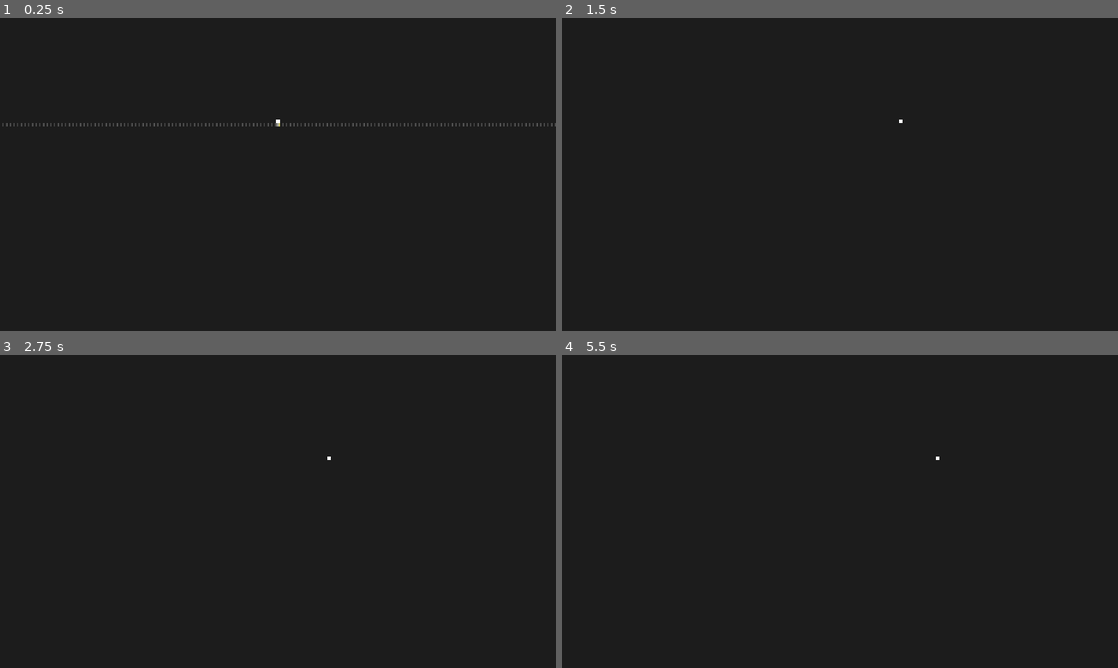
Above: before the commit, frames 1-4 (two rows, left to right).
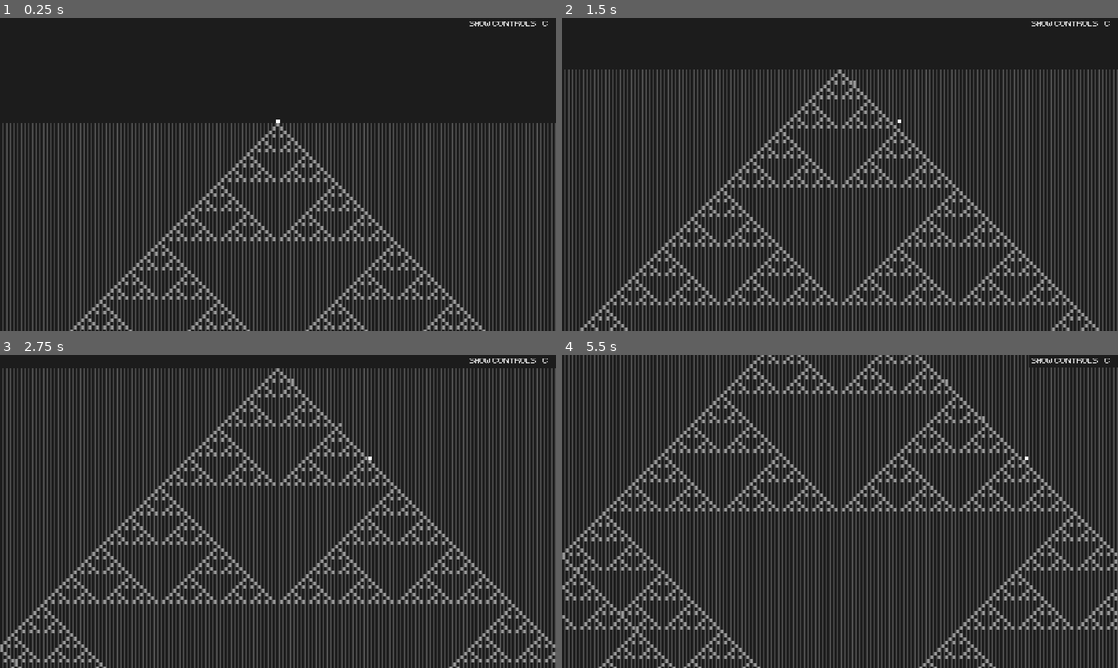
Above: after the commit, the same moments.

Repository: Nivrad00/automaton-diver
Game: Godot game, scene res://Main.tscn
Same seed, same stepped clock (60 frames per second), same inputs: the game is played once before the commit and once after it. Sound files missing from this copy of the repository are replaced by a short silence.
Inputs:
- Up to frame 1 (0.25 s): no input
- Up to frame 2 (1.5 s): tap Enter (enter) at 0.5, 0.8, 1.35 s; hold Backspace (delete) 0.53-1.28 s; hold Right (ui_right) from 0.53 s (still down); tap Space (jump) at 0.77 s
- Up to frame 3 (2.75 s): tap Space (jump) at 1.52 s; tap { (previous) at 1.55 s; release Right (ui_right) at 2.03 s; hold Left (ui_left) from 2.03 s (still down); hold { (previous) from 2.03 s (still down); tap P (random) at 2.3 s
- Up to frame 4 (5.5 s): tap R (reset) at 2.75, 4.9, 5 s; release Left (ui_left) at 2.78 s; release { (previous) at 2.78 s; hold Right (ui_right) 2.78-4.28 s; tap P (random) at 2.85 s; tap Space (jump) at 3.02, 3.77, 4.52 s; tap Shift (slow) at 3.05 s; hold Shift (slow) 3.53-4.28 s; tap A (switch_automaton) at 3.8, 4.35 s; tap M (mute) at 4.15 s; hold Left (ui_left) 4.28-5.03 s; tap I (switch_initial) at 4.55 s; hold Right (ui_right) from 5.03 s (still down); hold I (switch_initial) from 5.03 s (still down); tap N (switch_neighborhood) at 5.3 s

The runs differ from the first frame. In frame 1, 24% of the frame differs, in the area x 0-100%, y 1-100%; in frame 2, 31%; in frame 3, 36%; in frame 4, 38%, in the area x 0-100%, y 0-100%.
Error before the commit: Invalid operands 'Vector2' and 'int' in operator '+'. (res://level)

Commit message:
woo

Diff:
--- a/UI.gd
+++ b/UI.gd
@@ -12,32 +12,40 @@
 	$Controls.hide()
 	$ShowControls.show()
 
+	if Game.story:
+		$Controls/Left.hide()
+		$Controls/Bottom.hide()
+	else:
+		$Controls/Left.show()
+		$Controls/Bottom.show()
+
 func _input(event):
-	if event is InputEventKey and event.pressed and event.scancode in NUMBER_KEYS:
-		$InvalidRule.hide()
-		$RuleInput.show()
-		if $RuleInput/VBoxContainer/HBoxContainer/Rule.text.length() < 19 or true:
-			$RuleInput/VBoxContainer/HBoxContainer/Rule.text += OS.get_scancode_string(event.scancode)
+	if not Game.story:
+		if event is InputEventKey and event.pressed and event.scancode in NUMBER_KEYS:
+			$InvalidRule.hide()
+			$RuleInput.show()
+			if $RuleInput/VBoxContainer/HBoxContainer/Rule.text.length() < 19 or true:
+				$RuleInput/VBoxContainer/HBoxContainer/Rule.text += OS.get_scancode_string(event.scancode)
 
-	if event.is_action_pressed("enter"):
-		if $RuleInput.visible:
-			var new_rule = $RuleInput/VBoxContainer/HBoxContainer/Rule.text
-			$RuleInput/VBoxContainer/HBoxContainer/Rule.text = ''
-			$RuleInput.hide()
+		if event.is_action_pressed("enter"):
+			if $RuleInput.visible:
+				var new_rule = $RuleInput/VBoxContainer/HBoxContainer/Rule.text
+				$RuleInput/VBoxContainer/HBoxContainer/Rule.text = ''
+				$RuleInput.hide()
 
-			if new_rule != null:
-				var success = Game.go_to_rule(new_rule)
-				if not success:
-					$InvalidRule.show()
-					$InvalidRule/Timer.start()
-					yield($InvalidRule/Timer, "timeout")
-					$InvalidRule.hide()
+				if new_rule != null:
+					var success = Game.go_to_rule(new_rule)
+					if not success:
+						$InvalidRule.show()
+						$InvalidRule/Timer.start()
+						yield($InvalidRule/Timer, "timeout")
+						$InvalidRule.hide()
 
-	if event.is_action_pressed("delete"):
-		var t = $RuleInput/VBoxContainer/HBoxContainer/Rule.text
-		$RuleInput/VBoxContainer/HBoxContainer/Rule.text = t.substr(0, t.length() - 1)
-		if $RuleInput/VBoxContainer/HBoxContainer/Rule.text.length() == 0:
-			$RuleInput.hide()
+		if event.is_action_pressed("delete"):
+			var t = $RuleInput/VBoxContainer/HBoxContainer/Rule.text
+			$RuleInput/VBoxContainer/HBoxContainer/Rule.text = t.substr(0, t.length() - 1)
+			if $RuleInput/VBoxContainer/HBoxContainer/Rule.text.length() == 0:
+				$RuleInput.hide()
 
 	if event.is_action_pressed("toggle_controls"):
 		if $Controls.visible:
@@ -46,8 +54,15 @@
 			$ShowControls.show()
 		else:
 			$Controls.show()
-			$Panel.show()
 			$ShowControls.hide()
+			if Game.story:
+				$Panel.hide()
+				$Controls/Left.hide()
+				$Controls/Bottom.hide()
+			else:
+				$Panel.show()
+				$Controls/Left.show()
+				$Controls/Bottom.show()
 
 func set_rule(a, b):
 	$Panel/GridContainer/rule.text = a + "/" + b
--- a/game.gd
+++ b/game.gd
@@ -12,14 +12,14 @@
 var global_time = 0
 var last_save = 0
 
-export var story = false
+export var story = true
 
 var DEFAULT_RULE = {
 	Automaton.CLASSIC: {
 		Neighborhood.NEAREST_NEIGHBOR: "82",
 		Neighborhood.FIVE_CELL: "2048938401",
 		Neighborhood.TWO_STEP: "1041049050",
-		Neighborhood.FIVE_CELL_TWO_STEP: "0"
+		Neighborhood.FIVE_CELL_TWO_STEP: "1000000000000000000000000000000000000000000000000000000000000000000000000000000000000000000000000000000000000000000000000000000000000000000000000000000000000000000000000000000000000000000000000000000000000000000000000000000000000000000000000000000000000034"
 	},
 	Automaton.TOTALISTIC: {
 		Neighborhood.NEAREST_NEIGHBOR: "5",
@@ -64,12 +64,11 @@
 func _ready():
 	randomize()
 
+	$UI.initialize()
+
 	if story:
-		$UI.hide_all()
 		map = load("res://map.gd").new()
 		print(map)
-	else:
-		$UI.initialize()
 
 	start_level()
 
@@ -89,10 +88,10 @@
 			player.max_depth = save_data["MAX_DEPTH"]
 		else:
 			player.position = Vector2((X_MAX-1.0)/2.0+0.5, -0.5)
-			player.max_depth = player.position
+			player.max_depth = player.position.y
 	else:
 		player.position = Vector2((X_MAX-1.0)/2.0+0.5, -0.5)
-		player.max_depth = player.position
+		player.max_depth = player.position.y
 
 	player.jump_timer = 0
 	player.bomb_timer = 0
--- a/game.tscn
+++ b/game.tscn
@@ -93,40 +93,8 @@
 size = 18
 font_data = ExtResource( 6 )
 
-[sub_resource type="Animation" id=9]
-resource_name = "Blink"
-loop = true
-tracks/0/type = "value"
-tracks/0/path = NodePath(".:visible")
-tracks/0/interp = 1
-tracks/0/loop_wrap = true
-tracks/0/imported = false
-tracks/0/enabled = true
-tracks/0/keys = {
-"times": PoolRealArray( 0, 0.5 ),
-"transitions": PoolRealArray( 1, 1 ),
-"update": 1,
-"values": [ true, false ]
-}
-
-[sub_resource type="Animation" id=10]
-length = 0.001
-tracks/0/type = "value"
-tracks/0/path = NodePath(".:visible")
-tracks/0/interp = 1
-tracks/0/loop_wrap = true
-tracks/0/imported = false
-tracks/0/enabled = true
-tracks/0/keys = {
-"times": PoolRealArray( 0 ),
-"transitions": PoolRealArray( 1 ),
-"update": 0,
-"values": [ true ]
-}
-
 [node name="Game" type="Node2D"]
 script = ExtResource( 5 )
-story = true
 
 [node name="Level" type="TileMap" parent="."]
 tile_set = SubResource( 2 )
@@ -148,7 +116,7 @@
 bus = "Music"
 
 [node name="Player" type="KinematicBody2D" parent="."]
-position = Vector2( 150, -1 )
+position = Vector2( 500, 21500 )
 script = ExtResource( 3 )
 
 [node name="Camera2D" type="Camera2D" parent="Player"]
@@ -194,27 +162,24 @@
 "_edit_use_anchors_": false
 }
 
-[node name="Panel3" type="PanelContainer" parent="UI/Controls"]
+[node name="Left" type="PanelContainer" parent="UI/Controls"]
 margin_left = 802.0
 margin_right = 1084.0
-margin_bottom = 190.0
+margin_bottom = 213.0
 custom_styles/panel = SubResource( 8 )
-__meta__ = {
-"_edit_use_anchors_": false
-}
-
-[node name="GridContainer" type="GridContainer" parent="UI/Controls/Panel3"]
+
+[node name="GridContainer" type="GridContainer" parent="UI/Controls/Left"]
 margin_left = 5.0
 margin_top = 5.0
 margin_right = 277.0
-margin_bottom = 185.0
+margin_bottom = 208.0
 custom_constants/hseparation = 15
 columns = 2
 __meta__ = {
 "_edit_use_anchors_": false
 }
 
-[node name="1" type="Label" parent="UI/Controls/Panel3/GridContainer"]
+[node name="1" type="Label" parent="UI/Controls/Left/GridContainer"]
 margin_right = 233.0
 margin_bottom = 19.0
 custom_colors/font_color = Color( 1, 1, 1, 1 )
@@ -225,7 +190,7 @@
 "_edit_use_anchors_": false
 }
 
-[node name="7" type="Label" parent="UI/Controls/Panel3/GridContainer"]
+[node name="7" type="Label" parent="UI/Controls/Left/GridContainer"]
 margin_left = 248.0
 margin_right = 262.0
 margin_bottom = 19.0
@@ -236,7 +201,7 @@
 "_edit_use_anchors_": false
 }
 
-[node name="2" type="Label" parent="UI/Controls/Panel3/GridContainer"]
+[node name="2" type="Label" parent="UI/Controls/Left/GridContainer"]
 margin_top = 23.0
 margin_right = 233.0
 margin_bottom = 42.0
@@ -248,7 +213,7 @@
 "_edit_use_anchors_": false
 }
 
-[node name="13" type="Label" parent="UI/Controls/Panel3/GridContainer"]
+[node name="13" type="Label" parent="UI/Controls/Left/GridContainer"]
 margin_left = 248.0
 margin_top = 23.0
 margin_right = 262.0
@@ -260,7 +225,7 @@
 "_edit_use_anchors_": false
 }
 
-[node name="8" type="Label" parent="UI/Controls/Panel3/GridContainer"]
+[node name="8" type="Label" parent="UI/Controls/Left/GridContainer"]
 margin_top = 46.0
 margin_right = 233.0
 margin_bottom = 65.0
@@ -272,7 +237,7 @@
 "_edit_use_anchors_": false
 }
 
-[node name="9" type="Label" parent="UI/Controls/Panel3/GridContainer"]
+[node name="9" type="Label" parent="UI/Controls/Left/GridContainer"]
 margin_left = 248.0
 margin_top = 46.0
 margin_right = 262.0
@@ -284,7 +249,7 @@
 "_edit_use_anchors_": false
 }
 
-[node name="4" type="Label" parent="UI/Controls/Panel3/GridContainer"]
+[node name="4" type="Label" parent="UI/Controls/Left/GridContainer"]
 margin_top = 69.0
 margin_right = 233.0
 margin_bottom = 88.0
@@ -296,7 +261,7 @@
 "_edit_use_anchors_": false
 }
 
-[node name="12" type="Label" parent="UI/Controls/Panel3/GridContainer"]
+[node name="12" type="Label" parent="UI/Controls/Left/GridContainer"]
 margin_left = 248.0
 margin_top = 69.0
 margin_right = 262.0
@@ -308,7 +273,7 @@
 "_edit_use_anchors_": false
 }
 
-[node name="6" type="Label" parent="UI/Controls/Panel3/GridContainer"]
+[node name="6" type="Label" parent="UI/Controls/Left/GridContainer"]
 margin_top = 92.0
 margin_right = 233.0
 margin_bottom = 111.0
@@ -320,7 +285,7 @@
 "_edit_use_anchors_": false
 }
 
-[node name="14" type="Label" parent="UI/Controls/Panel3/GridContainer"]
+[node name="14" type="Label" parent="UI/Controls/Left/GridContainer"]
 margin_left = 248.0
 margin_top = 92.0
 margin_right = 262.0
@@ -332,7 +297,7 @@
 "_edit_use_anchors_": false
 }
 
-[node name="10" type="Label" parent="UI/Controls/Panel3/GridContainer"]
+[node name="10" type="Label" parent="UI/Controls/Left/GridContainer"]
 margin_top = 115.0
 margin_right = 233.0
 margin_bottom = 134.0
@@ -344,7 +309,7 @@
 "_edit_use_anchors_": false
 }
 
-[node name="11" type="Label" parent="UI/Controls/Panel3/GridContainer"]
+[node name="11" type="Label" parent="UI/Controls/Left/GridContainer"]
 margin_left = 248.0
 margin_top = 115.0
 margin_right = 262.0
@@ -356,28 +321,25 @@
 "_edit_use_anchors_": false
 }
 
-[node name="Panel4" type="PanelContainer" parent="UI/Controls"]
+[node name="Right" type="PanelContainer" parent="UI/Controls"]
 anchor_right = 1.0
 margin_left = 1078.0
 margin_right = 1183.0
 margin_bottom = 189.0
 custom_styles/panel = SubResource( 8 )
-__meta__ = {
-"_edit_use_anchors_": false
-}
-
-[node name="GridContainer" type="GridContainer" parent="UI/Controls/Panel4"]
+
+[node name="GridContainer" type="GridContainer" parent="UI/Controls/Right"]
 margin_left = 5.0
 margin_top = 5.0
-margin_right = 140.0
-margin_bottom = 185.0
+margin_right = 150.0
+margin_bottom = 208.0
 custom_constants/hseparation = 15
 columns = 2
 __meta__ = {
 "_edit_use_anchors_": false
 }
 
-[node name="1" type="Label" parent="UI/Controls/Panel4/GridContainer"]
+[node name="1" type="Label" parent="UI/Controls/Right/GridContainer"]
 margin_right = 63.0
 margin_bottom = 19.0
 custom_colors/font_color = Color( 1, 1, 1, 1 )
@@ -388,9 +350,9 @@
 "_edit_use_anchors_": false
 }
 
-[node name="2" type="Label" parent="UI/Controls/Panel4/GridContainer"]
+[node name="2" type="Label" parent="UI/Controls/Right/GridContainer"]
 margin_left = 78.0
-margin_right = 135.0
+margin_right = 145.0
 margin_bottom = 19.0
 custom_colors/font_color = Color( 1, 1, 1, 1 )
 custom_fonts/font = SubResource( 6 )
@@ -399,7 +361,7 @@
 "_edit_use_anchors_": false
 }
 
-[node name="7" type="Label" parent="UI/Controls/Panel4/GridContainer"]
+[node name="7" type="Label" parent="UI/Controls/Right/GridContainer"]
 margin_top = 23.0
 margin_right = 63.0
 margin_bottom = 42.0
@@ -411,10 +373,10 @@
 "_edit_use_anchors_": false
 }
 
-[node name="17" type="Label" parent="UI/Controls/Panel4/GridContainer"]
+[node name="17" type="Label" parent="UI/Controls/Right/GridContainer"]
 margin_left = 78.0
 margin_top = 23.0
-margin_right = 135.0
+margin_right = 145.0
 margin_bottom = 42.0
 custom_colors/font_color = Color( 1, 1, 1, 1 )
 custom_fonts/font = SubResource( 6 )
@@ -423,7 +385,7 @@
 "_edit_use_anchors_": false
 }
 
-[node name="8" type="Label" parent="UI/Controls/Panel4/GridContainer"]
+[node name="8" type="Label" parent="UI/Controls/Right/GridContainer"]
 margin_top = 46.0
 margin_right = 63.0
 margin_bottom = 65.0
@@ -435,10 +397,10 @@
 "_edit_use_anchors_": false
 }
 
-[node name="9" type="Label" parent="UI/Controls/Panel4/GridContainer"]
+[node name="9" type="Label" parent="UI/Controls/Right/GridContainer"]
 margin_left = 78.0
 margin_top = 46.0
-margin_right = 135.0
+margin_right = 145.0
 margin_bottom = 65.0
 custom_colors/font_color = Color( 1, 1, 1, 1 )
 custom_fonts/font = SubResource( 6 )
@@ -447,7 +409,7 @@
 "_edit_use_anchors_": false
 }
 
-[node name="10" type="Label" parent="UI/Controls/Panel4/GridContainer"]
+[node name="18" type="Label" parent="UI/Controls/Right/GridContainer"]
 margin_top = 69.0
 margin_right = 63.0
 margin_bottom = 88.0
@@ -459,10 +421,10 @@
 "_edit_use_anchors_": false
 }
 
-[node name="11" type="Label" parent="UI/Controls/Panel4/GridContainer"]
+[node name="19" type="Label" parent="UI/Controls/Right/GridContainer"]
 margin_left = 78.0
 margin_top = 69.0
-margin_right = 135.0
+margin_right = 145.0
 margin_bottom = 88.0
 custom_colors/font_color = Color( 1, 1, 1, 1 )
 custom_fonts/font = SubResource( 6 )
@@ -471,103 +433,127 @@
 "_edit_use_anchors_": false
 }
 
-[node name="4" type="Label" parent="UI/Controls/Panel4/GridContainer"]
+[node name="10" type="Label" parent="UI/Controls/Right/GridContainer"]
 margin_top = 92.0
 margin_right = 63.0
 margin_bottom = 111.0
 custom_colors/font_color = Color( 1, 1, 1, 1 )
 custom_fonts/font = SubResource( 6 )
-text = "slow"
-align = 2
-__meta__ = {
-"_edit_use_anchors_": false
-}
-
-[node name="12" type="Label" parent="UI/Controls/Panel4/GridContainer"]
+text = "build"
+align = 2
+__meta__ = {
+"_edit_use_anchors_": false
+}
+
+[node name="11" type="Label" parent="UI/Controls/Right/GridContainer"]
 margin_left = 78.0
 margin_top = 92.0
-margin_right = 135.0
+margin_right = 145.0
 margin_bottom = 111.0
 custom_colors/font_color = Color( 1, 1, 1, 1 )
 custom_fonts/font = SubResource( 6 )
-text = "shift"
-__meta__ = {
-"_edit_use_anchors_": false
-}
-
-[node name="5" type="Label" parent="UI/Controls/Panel4/GridContainer"]
+text = "space"
+__meta__ = {
+"_edit_use_anchors_": false
+}
+
+[node name="4" type="Label" parent="UI/Controls/Right/GridContainer"]
 margin_top = 115.0
 margin_right = 63.0
 margin_bottom = 134.0
 custom_colors/font_color = Color( 1, 1, 1, 1 )
 custom_fonts/font = SubResource( 6 )
-text = "reset"
-align = 2
-__meta__ = {
-"_edit_use_anchors_": false
-}
-
-[node name="13" type="Label" parent="UI/Controls/Panel4/GridContainer"]
+text = "slow"
+align = 2
+__meta__ = {
+"_edit_use_anchors_": false
+}
+
+[node name="12" type="Label" parent="UI/Controls/Right/GridContainer"]
 margin_left = 78.0
 margin_top = 115.0
-margin_right = 135.0
+margin_right = 145.0
 margin_bottom = 134.0
 custom_colors/font_color = Color( 1, 1, 1, 1 )
 custom_fonts/font = SubResource( 6 )
-text = "r"
-__meta__ = {
-"_edit_use_anchors_": false
-}
-
-[node name="6" type="Label" parent="UI/Controls/Panel4/GridContainer"]
+text = "shift"
+__meta__ = {
+"_edit_use_anchors_": false
+}
+
+[node name="5" type="Label" parent="UI/Controls/Right/GridContainer"]
 margin_top = 138.0
 margin_right = 63.0
 margin_bottom = 157.0
 custom_colors/font_color = Color( 1, 1, 1, 1 )
 custom_fonts/font = SubResource( 6 )
-text = "mute"
-align = 2
-__meta__ = {
-"_edit_use_anchors_": false
-}
-
-[node name="14" type="Label" parent="UI/Controls/Panel4/GridContainer"]
+text = "reset"
+align = 2
+__meta__ = {
+"_edit_use_anchors_": false
+}
+
+[node name="13" type="Label" parent="UI/Controls/Right/GridContainer"]
 margin_left = 78.0
 margin_top = 138.0
-margin_right = 135.0
+margin_right = 145.0
 margin_bottom = 157.0
 custom_colors/font_color = Color( 1, 1, 1, 1 )
 custom_fonts/font = SubResource( 6 )
-text = "m"
-__meta__ = {
-"_edit_use_anchors_": false
-}
-
-[node name="15" type="Label" parent="UI/Controls/Panel4/GridContainer"]
+text = "r"
+__meta__ = {
+"_edit_use_anchors_": false
+}
+
+[node name="6" type="Label" parent="UI/Controls/Right/GridContainer"]
 margin_top = 161.0
 margin_right = 63.0
 margin_bottom = 180.0
 custom_colors/font_color = Color( 1, 1, 1, 1 )
 custom_fonts/font = SubResource( 6 )
-text = "hide"
-align = 2
-__meta__ = {
-"_edit_use_anchors_": false
-}
-
-[node name="16" type="Label" parent="UI/Controls/Panel4/GridContainer"]
+text = "mute"
+align = 2
+__meta__ = {
+"_edit_use_anchors_": false
+}
+
+[node name="14" type="Label" parent="UI/Controls/Right/GridContainer"]
 margin_left = 78.0
 margin_top = 161.0
-margin_right = 135.0
+margin_right = 145.0
 margin_bottom = 180.0
 custom_colors/font_color = Color( 1, 1, 1, 1 )
 custom_fonts/font = SubResource( 6 )
+text = "m"
+__meta__ = {
+"_edit_use_anchors_": false
+}
+
+[node name="15" type="Label" parent="UI/Controls/Right/GridContainer"]
+margin_top = 184.0
+margin_right = 63.0
+margin_bottom = 203.0
+custom_colors/font_color = Color( 1, 1, 1, 1 )
+custom_fonts/font = SubResource( 6 )
+text = "hide"
+align = 2
+__meta__ = {
+"_edit_use_anchors_": false
+}
+
+[node name="16" type="Label" parent="UI/Controls/Right/GridContainer"]
+margin_left = 78.0
+margin_top = 184.0
+margin_right = 145.0
+margin_bottom = 203.0
+custom_colors/font_color = Color( 1, 1, 1, 1 )
+custom_fonts/font = SubResource( 6 )
 text = "c"
 __meta__ = {
 "_edit_use_anchors_": false
 }
 
-[node name="2" type="Label" parent="UI/Controls"]
+[node name="Bottom" type="Label" parent="UI/Controls"]
 margin_left = 812.0
 margin_top = 155.0
 margin_right = 1066.0
@@ -741,9 +727,6 @@
 margin_right = 843.0
 margin_bottom = 52.0
 custom_styles/panel = SubResource( 8 )
-__meta__ = {
-"_edit_use_anchors_": false
-}
 
 [node name="VBoxContainer" type="VBoxContainer" parent="UI/RuleInput"]
 margin_left = 5.0
@@ -778,22 +761,6 @@
 __meta__ = {
 "_edit_use_anchors_": false
 }
-
-[node name="3" type="Label" parent="UI/RuleInput/VBoxContainer/HBoxContainer"]
-margin_left = 240.0
-margin_right = 256.0
-margin_bottom = 19.0
-custom_colors/font_color = Color( 1, 1, 1, 1 )
-custom_fonts/font = SubResource( 6 )
-text = "_"
-__meta__ = {
-"_edit_use_anchors_": false
-}
-
-[node name="AnimationPlayer" type="AnimationPlayer" parent="UI/RuleInput/VBoxContainer/HBoxContainer/3"]
-autoplay = "Blink"
-anims/Blink = SubResource( 9 )
-anims/RESET = SubResource( 10 )
 
 [node name="4" type="Label" parent="UI/RuleInput/VBoxContainer"]
 margin_top = 23.0
--- a/map.gd
+++ b/map.gd
@@ -1,24 +1,20 @@
 extends Node
 
-const LEVEL_DEPTH = 1000
+const LEVEL_DEPTH = 2001
 
 var map = [
 	["CLASSIC", "NEAREST_NEIGHBOR", "82"],
+	["TOTALISTIC", "FIVE_CELL", "49"],
+	["CLASSIC", "FIVE_CELL_TWO_STEP", "1000000000000000000000000000000000000000000000000000000000000000000000000000000000000000000000000000000000000000000000000000000000000000000000000000000000000000000000000000000000000000000000000000000000000000000000000000000000000000000000000000000000000034"],
+	["TOTALISTIC", "FIVE_CELL_TWO_STEP", "225"],
+	["TOTALISTIC", "TWO_STEP", "105"],
 	["CLASSIC", "TWO_STEP", "1041049050"],
-	["TOTALISTIC", "TWO_STEP", "105"],
+	["TOTALISTIC", "TWO_STEP", "2"],
+	["TOTALISTIC", "TWO_STEP", "36"],
 	["TOTALISTIC", "TWO_STEP", "114"],
-	["CLASSIC", "TWO_STEP", "2149670085"],
-	["TOTALISTIC", "TWO_STEP", "105"],
+	["CLASSIC", "FIVE_CELL", "2048938440"],
 	["TOTALISTIC", "FIVE_CELL_TWO_STEP", "1448"],
-	["CLASSIC", "FIVE_CELL", "2048938440"],
-	["TOTALISTIC", "FIVE_CELL_TWO_STEP", "225"],
-	["TOTALISTIC", "TWO_STEP", "36"],
-	["TOTALISTIC", "TWO_STEP", "2"],
-	["CLASSIC", "FIVE_CELL", "3833641462"],
-	["TOTALISTIC", "FIVE_CELL", "52"],
-	["CLASSIC", "FIVE_CELL", "8008936"],
-	["TOTALISTIC", "FIVE_CELL", "49"],
-	["TOTALISTIC", "FIVE_CELL_TWO_STEP", "1959"]
+	["TOTALISTIC", "FIVE_CELL", "52"]
 ]
 
 func _init():
--- a/player.gd
+++ b/player.gd
@@ -60,6 +60,7 @@
 		bomb_timer = 0
 		bombing = true
 		$Build.play()
+		print(position.y)
 
 	if bombing:
 		bomb_timer += delta
@@ -99,4 +100,4 @@
 	# drawing
 	update()
 
-	max_depth = max(max_depth, position.y)
+	max_depth = int(max(max_depth, position.y))
--- a/project.godot
+++ b/project.godot
@@ -74,6 +74,7 @@
 next={
 "deadzone": 0.5,
 "events": [ Object(InputEventKey,"resource_local_to_scene":false,"resource_name":"","device":0,"alt":false,"shift":false,"control":false,"meta":false,"command":false,"pressed":false,"scancode":125,"physical_scancode":0,"unicode":0,"echo":false,"script":null)
+, Object(InputEventKey,"resource_local_to_scene":false,"resource_name":"","device":0,"alt":false,"shift":false,"control":false,"meta":false,"command":false,"pressed":false,"scancode":93,"physical_scancode":0,"unicode":0,"echo":false,"script":null)
  ]
 }
 enter={
@@ -94,6 +95,7 @@
 previous={
 "deadzone": 0.5,
 "events": [ Object(InputEventKey,"resource_local_to_scene":false,"resource_name":"","device":0,"alt":false,"shift":false,"control":false,"meta":false,"command":false,"pressed":false,"scancode":123,"physical_scancode":0,"unicode":0,"echo":false,"script":null)
+, Object(InputEventKey,"resource_local_to_scene":false,"resource_name":"","device":0,"alt":false,"shift":false,"control":false,"meta":false,"command":false,"pressed":false,"scancode":91,"physical_scancode":0,"unicode":0,"echo":false,"script":null)
  ]
 }
 switch_neighborhood={
Not shown: 1 places in game.tscn that only renumber resources
Binary file changed: tileset.png
